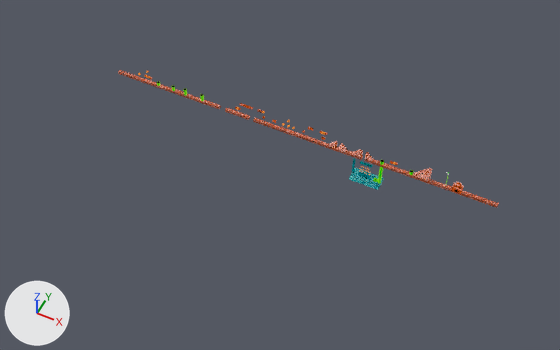
An edit to the glTF model public/assets/glb/mario_level_1.glb, drawn before and after from the same camera.
The view is the same before and after, from a 50 mm camera at (183.0, -282.0, 309.0) aimed at (49.0, -14.0, -26.0). The axes (+X, +Y, +Z) are drawn at lower left. The lights are the same throughout. Mesh edges are drawn as thin lines on the coarser meshes. Where no turn or scale is listed for an object, it has been applied to the vertices.
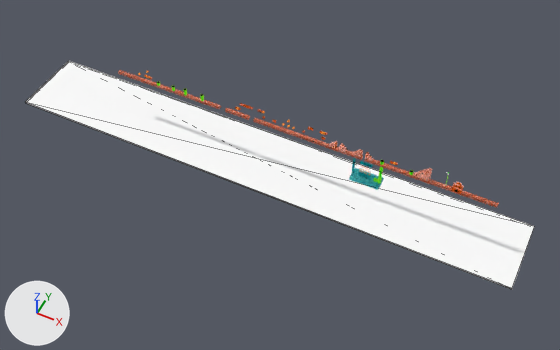
Commit message: feat: :sparkles: add ground-zero

Where the change shows, as pixel boxes [x1, y1, x2, y2] in the pictures (560 x 350 px):
'ground-zero', added
    after: [26, 61, 535, 289]

The change, as a list of edits to the scene's bpy script:
```text
Add mat_material:
    mat_material = principled_material('Material')
    mat_material.base_color = (1.0, 1.0, 1.0)  # white #ffffff
Add me_cube_005:
    me_cube_005.from_pydata(...)  # a box spanning x -159.0..159.0, y -23.0..23.0, z -1.0..1.0
    me_cube_005.materials.append(mat_material)  # white #ffffff
Add ob_ground_zero:
    ob_ground_zero = bpy.data.objects.new('ground-zero', me_cube_005)
    ob_ground_zero.location = (30.8, -2.7, -32.1)
```
